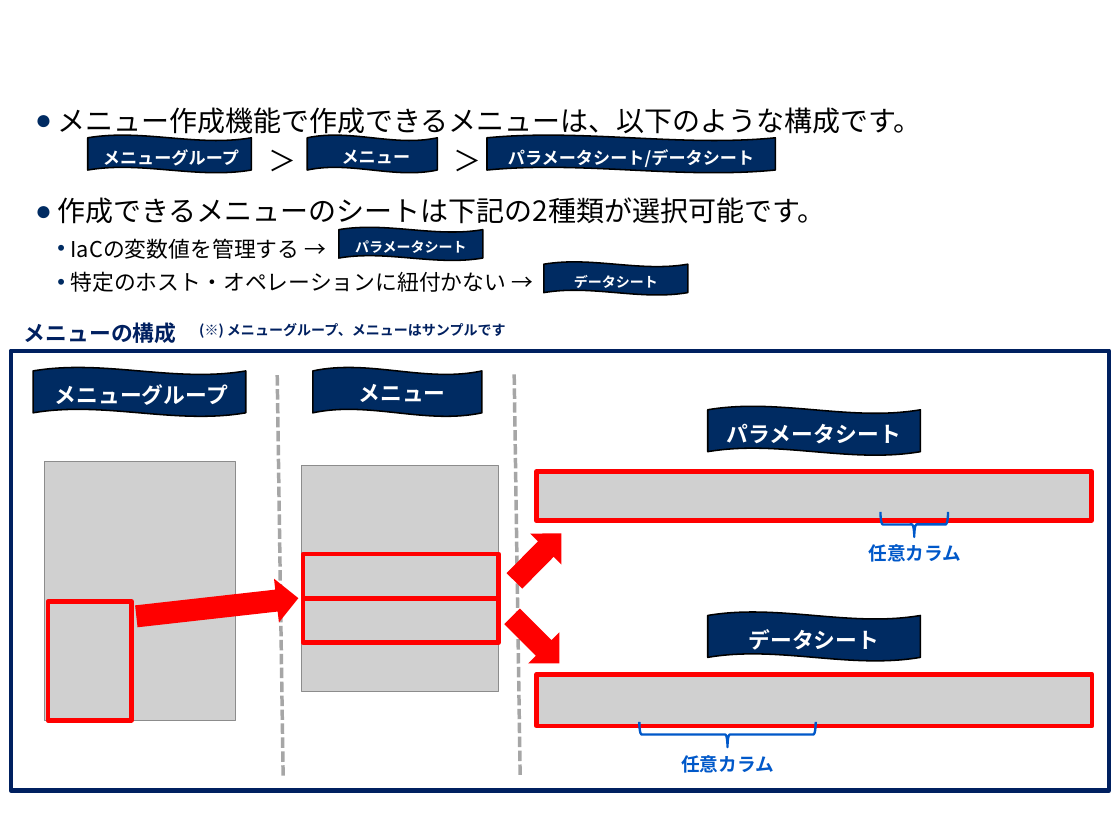
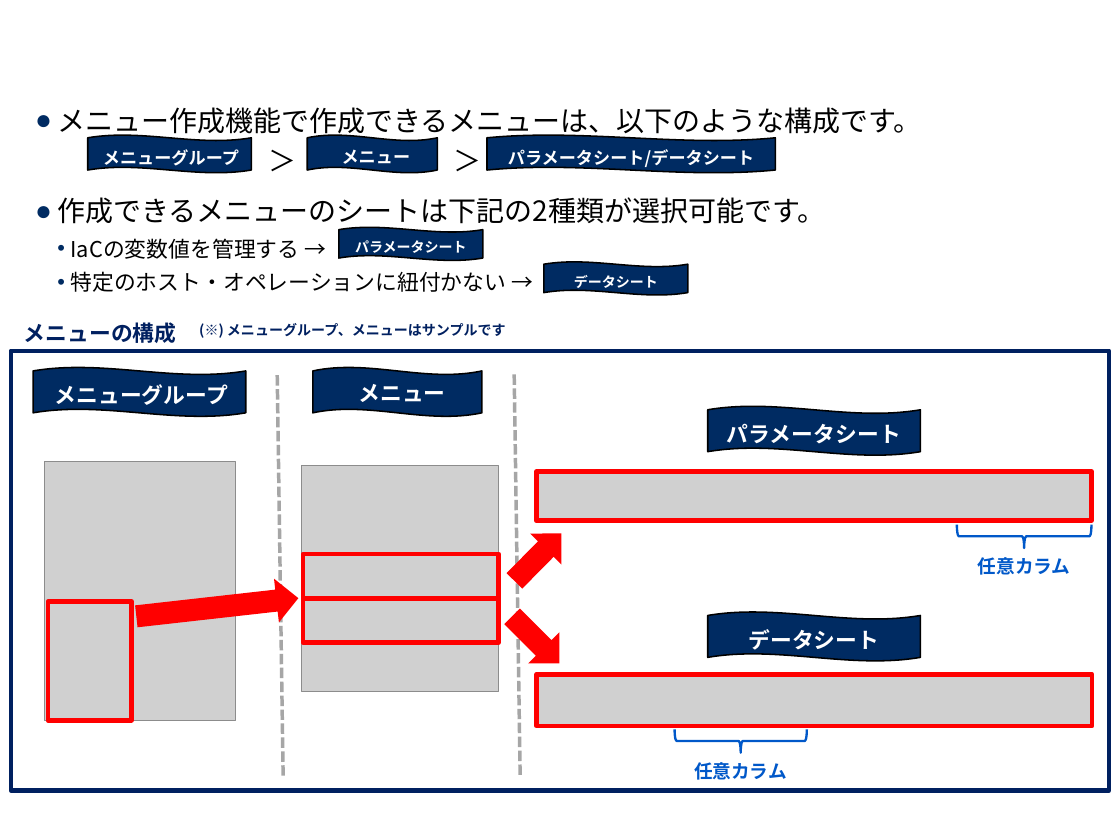
Before and after one commit to exastro-suite/it-automation-docs, a slide deck: slide 16 of asset/Learn_ja/ITA-hg-ps_classroom_lecture_ja.pptx. Drawn at 1120x840 pixels with LibreOffice and Linux fonts; fonts in the diff are those of the drawing; grey boxes stand for pictures; background and template pictures are left out. Boxes give left, top, right and bottom in pixels: in the first picture for what was removed or moved away, otherwise in the second. Text is boxed around its words. In the diff, an @@ line names an element or a change of style, - is before the commit and + after.

```diff
--- a/asset/Learn_ja/ITA-hg-ps_classroom_lecture_ja.pptx
+++ b/asset/Learn_ja/ITA-hg-ps_classroom_lecture_ja.pptx
@@ right brace: place and size @@
-right brace at [881,511,948,537]
+right brace at [957,525,1091,548]
@@ text "任意カラム": place and size @@
-text "任意カラム" at [869,544,962,562]
+text "任意カラム" at [978,557,1071,575]
@@ right brace: place and size @@
-right brace at [640,721,815,747]
+right brace at [675,730,807,753]
@@ text "任意カラム": place and size @@
-text "任意カラム" at [681,755,774,773]
+text "任意カラム" at [694,762,787,780]
```
Also in this commit, not shown: 21 other slides changed, 1 slide added, 1 other file.
